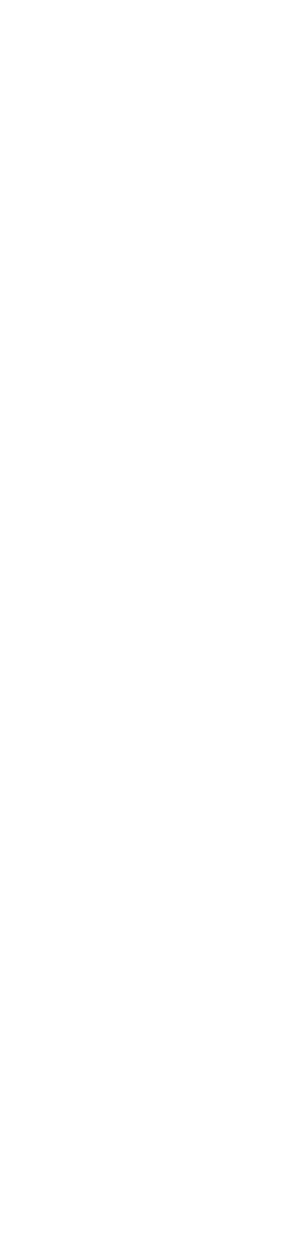
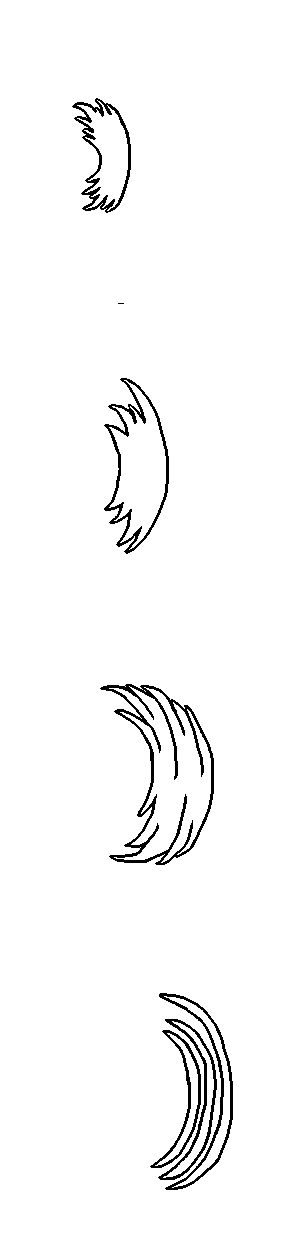
Layered file, before and after one edit (290x1235). Changes by layer:
removed layer "Pasted Layer" over [105, 685, 210, 864]
painted on "melee effect.psd" over [72, 98, 233, 1190]
